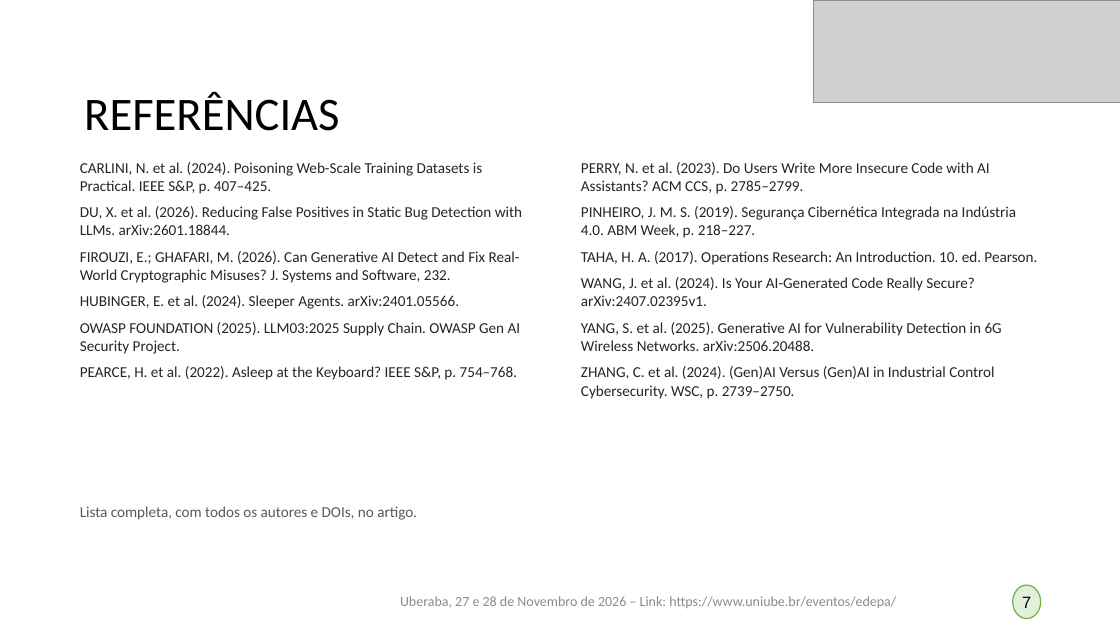
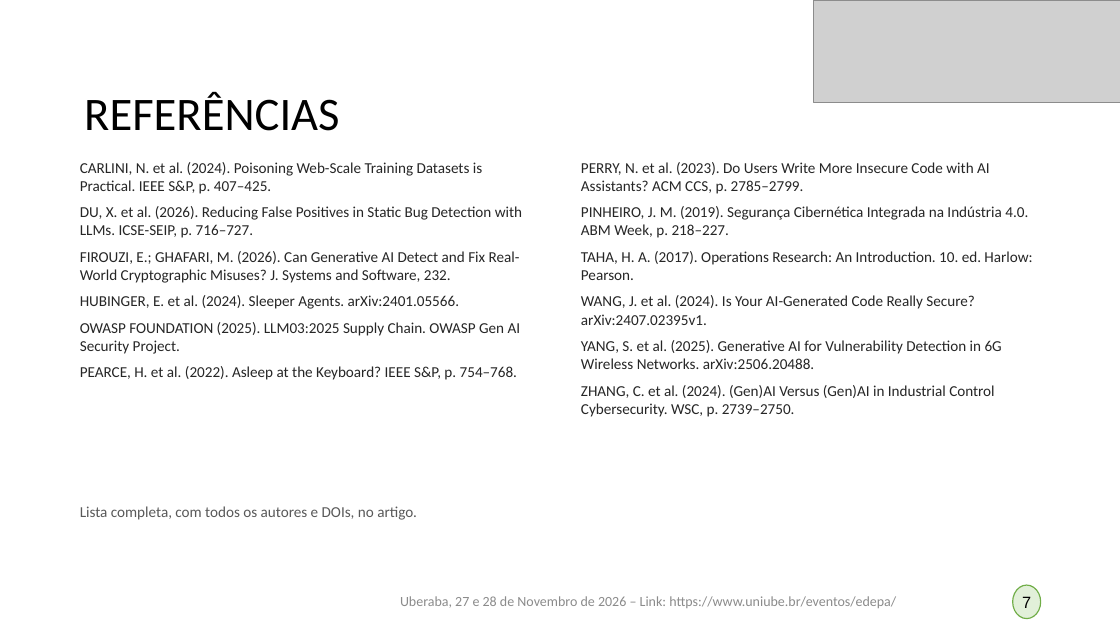
Before and after one commit to germanoafb/edepa-devsecops-simplex, a slide deck: slide 7 of apresentacao/Apresentacao EDEPA 2026 - Germano Augusto Freitas Barbosa.pptx. Drawn at 1120x630 pixels with LibreOffice and Linux fonts; fonts in the diff are those of the drawing; grey boxes stand for pictures. Boxes give left, top, right and bottom in pixels: in the first picture for what was removed or moved away, otherwise in the second. Text is boxed around its words. In the diff, an @@ line names an element or a change of style, - is before the commit and + after.

```diff
--- a/apresentacao/Apresentacao EDEPA 2026 - Germano Augusto Freitas Barbosa.pptx
+++ b/apresentacao/Apresentacao EDEPA 2026 - Germano Augusto Freitas Barbosa.pptx
@@ text at box(80, 206, 522, 238): text changed @@
-DU, X. et al. (2026). Reducing False Positives in Static Bug Detection with LLMs. arXiv:2601.18844.
+DU, X. et al. (2026). Reducing False Positives in Static Bug Detection with LLMs. ICSE-SEIP, p. 716–727.
@@ text at box(581, 206, 1032, 280): text changed @@
-PINHEIRO, J. M. S. (2019). Segurança Cibernética Integrada na Indústria 4.0. ABM Week, p. 218–227.
-TAHA, H. A. (2017). Operations Research: An Introduction. 10. ed. Pearson.
+PINHEIRO, J. M. (2019). Segurança Cibernética Integrada na Indústria 4.0. ABM Week, p. 218–227.
+TAHA, H. A. (2017). Operations Research: An Introduction. 10. ed. Harlow: Pearson.
```
Also in this commit, not shown: 3 other slides changed, 2 other files.
